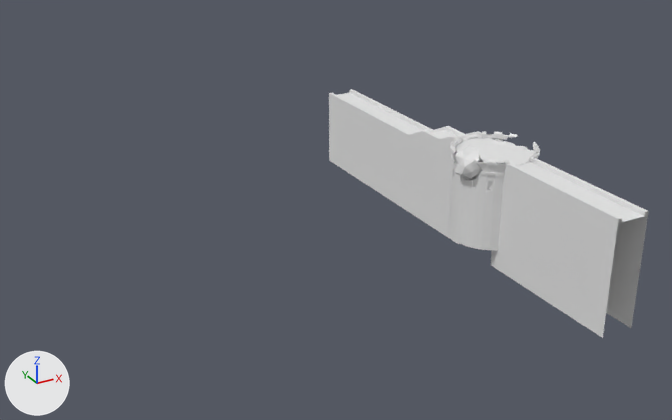
Renders of the FBX model Assets/_Developers/pressf/1_Arena.fbx from each side of a commit.
Before and after are seen from a camera (50 mm lens) standing at (-86.6, -107.3, 49.5) and looking at (-9.7, 32.5, -20.4). The axes (+X, +Y, +Z) are drawn at lower left. The lights are the same throughout. Where no turn or scale is listed for an object, it has been applied to the vertices. Vertices at the same position are counted once.
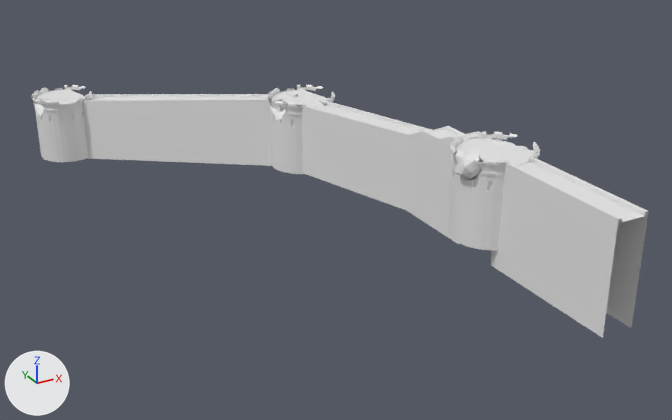
Commit message: A-1: Arena Blockout Update + LD Fix 2

Boxes [x1, y1, x2, y2] around the edits, measured in the pictures (672 x 420 px; the box of a moved part takes in the faces that stretch with it):
'Cube.014', reshaped (77% wider)
    before: [329, 89, 649, 338]
    after: [82, 94, 649, 338]
'Cylinder.007', added
    after: [31, 85, 92, 162]
'Cylinder.006', added
    after: [267, 85, 335, 174]
part 1 of me_cube_001, added
    after: [82, 94, 298, 166]
part 2 of me_cube_001, moved or reshaped
    before: [329, 89, 433, 210]
    after: [302, 99, 432, 210]

The change in detail:
me_cube_001 is used by ob_cube_014; location (0.0, 0.0, 0.0).
Verts and faces of me_cube_001; kept vertices keep their numbers, new ones are numbered from 96.
Before the commit, vertices of me_cube_001: 22 (2.6, 48.1, -3.5), 23 (2.6, 48.1, -17.0), 24 (-2.6, 48.1, -17.0) at pixel (329, 160), 25 (-2.6, 48.1, -3.5) at pixel (329, 95), 26 (2.6, 48.1, -2.9) at pixel (352, 89).
Before the commit, vertices of me_cube_001: 27 (-2.6, 48.1, -2.9) at pixel (329, 92), 32 (-2.0, 48.1, -3.5), 33 (2.0, 48.1, -3.5) at pixel (349, 92), 34 (-2.0, 48.1, -2.9) at pixel (331, 92), 35 (2.0, 48.1, -2.9) at pixel (349, 89).
me_cube_001 had 96 vertices, 70 faces and spanned x -2.6..2.6, y -29.5..48.1, z -17.0..0.6.
me_cube_001 now has 116 vertices, 79 faces and spans x -39.7..2.6, y -29.5..107.7, z -28.1..0.6.
me_cube_001 part 1: a new loose piece of 20 vertices spanning x -39.7..-5.3, y 54.6..107.7, z -28.1..-4.9, in mat_uv4 (white #e7e7e7).
Part 2, on me_cube_001:
Vertices 22, 23, 26, 33, 35 move by (-5.4, 2.7, -2.0).
Vertices 24, 25, 27, 32, 34 move by (-5.6, 0.9, -2.0).
Mesh me_cylinder_008 is new.
It has 1901 vertices, 1378 faces and spans x -12.21..1.12, y -3.93..9.37, z -15.79..-0.92.
It uses material mat_1_castle (its picture is missing).
Object 'Cylinder.007' (ob_cylinder_007) is new; it shows me_cylinder_008.
Its location is (-36.0, 104.4, -11.7).
Object 'Cylinder.006' (ob_cylinder_006) is new; it shows a copy of me_cylinder_008.
Its location is (0.0, 52.1, -3.4).
